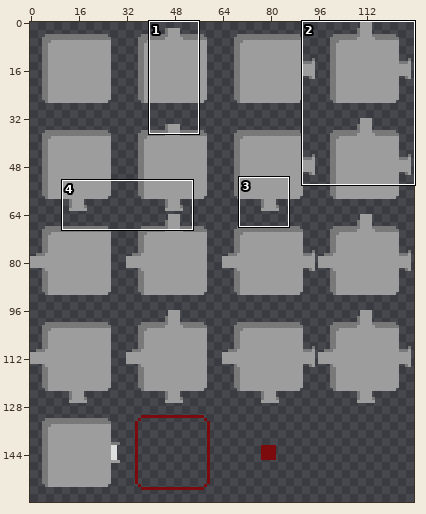
Edited in one commit: sprite sheet (Assets/UI/UI_Map_Rooms.png). The first picture is a wide view before the edit; the outline marks the close-up.
Close-up. Old version:
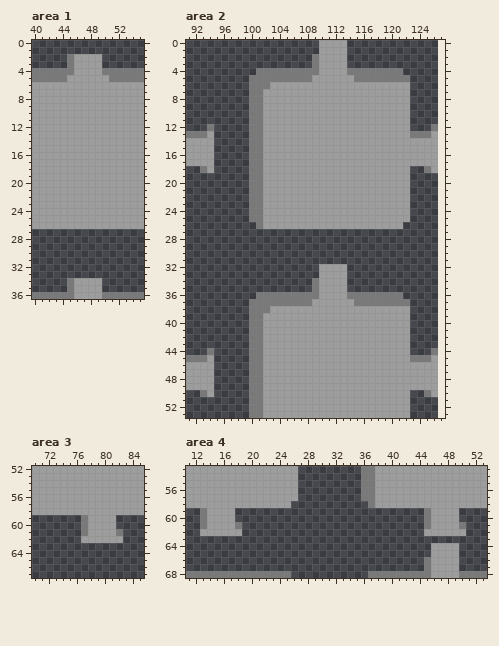
The file is 127x156 pixels. Shown: area 1: x 40..55, y 0..36; area 2: x 91..127, y 0..53; area 3: x 70..85, y 52..67; area 4: x 11..53, y 53..68. The old version is drawn lined up with the new one, on the new canvas. The commit also changed other parts of the picture, which this record leaves out.
The result:
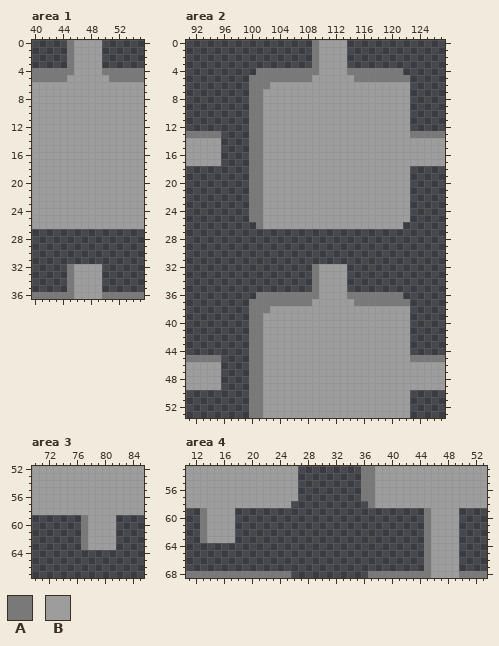
Palette (. is transparent): A #797979  B #9d9d9d
The exact change:
canvas 127x156 -> 128x160
Changed rows in their new state; - is an unchanged pixel.
Area 1:
first column x 45:
 0 ABBBB
 1 ABBBB
first column x 45:
32 ABBBB
33 ABBBB
Area 2:
first column x 109:
 0 A
 1 A
first column x 93:
12 -.-------------------------------.-
13 -AA------------------------------AA
14 --B-------------------------------B
15 --B-------------------------------B
16 --B-------------------------------B
17 --B-------------------------------B
18 ..------------------------------..-
first column x 109:
32 A
33 A
first column x 93:
44 -.-------------------------------.-
45 -AA------------------------------AA
46 --B-------------------------------B
47 --B-------------------------------B
48 --B-------------------------------B
49 --B-------------------------------B
50 ..------------------------------..-
Area 3:
first column x 77:
61 -----.
62 A----.
63 ABBBB-
Area 4:
first column x 13:
61 -----.-------------------------------.
62 A----.--------------------------A----.
63 ABBBB---------------------------ABBBB-
64 --------------------------------A-----
65 --------------------------------A-----
